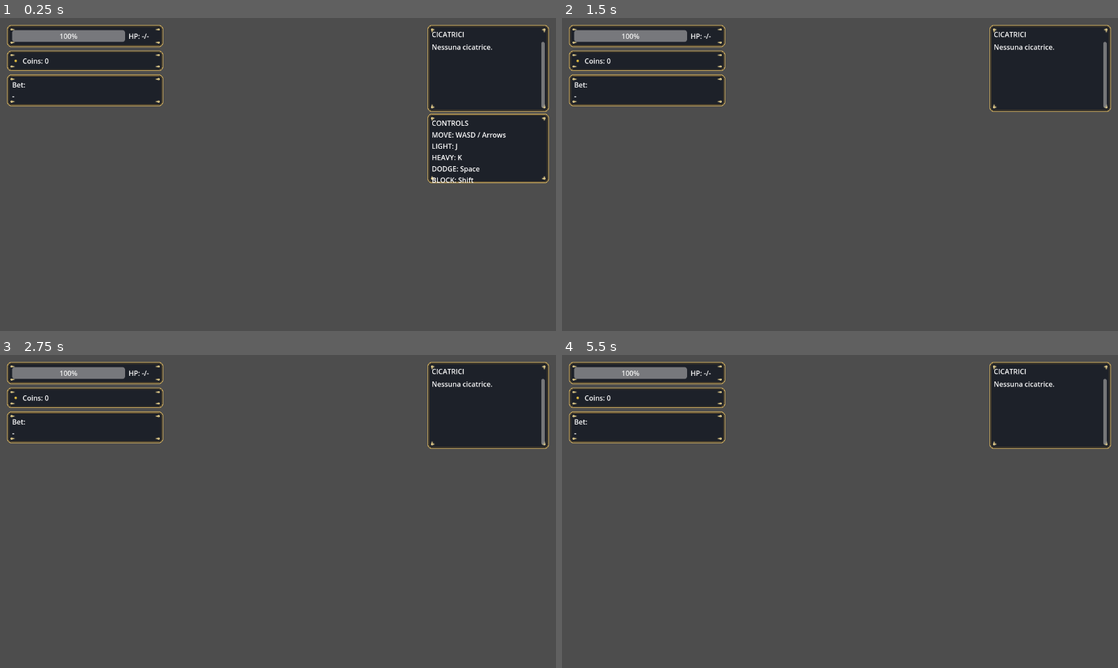
Above: before the commit, frames 1-4 (two rows, left to right).
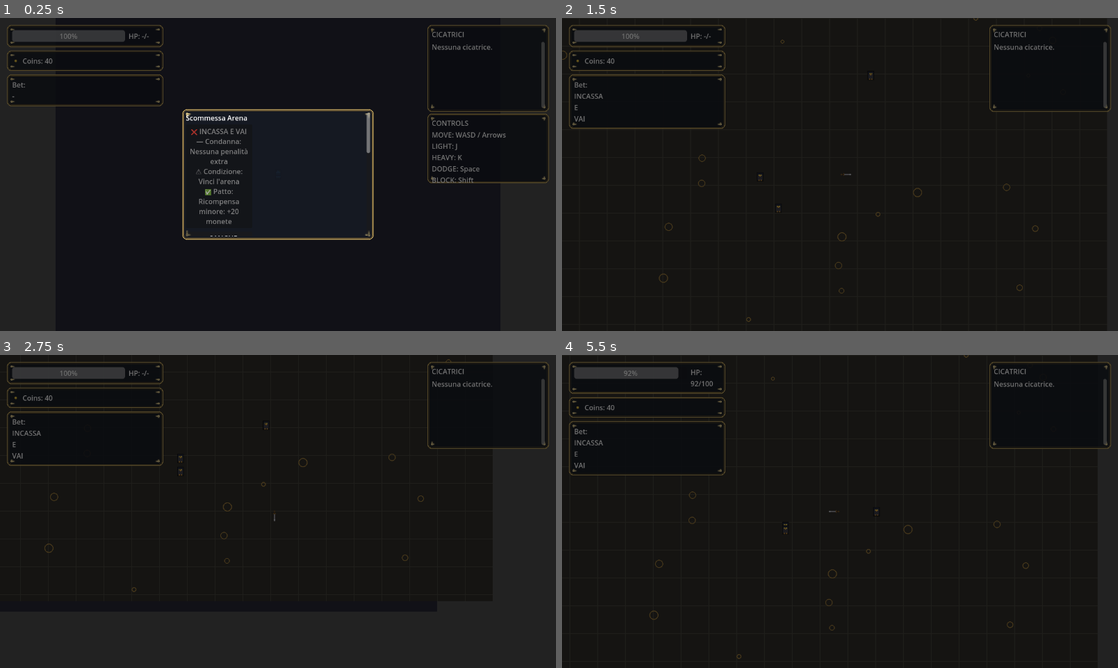
Above: after the commit, the same moments.

Repository: Faratas410/Gallicus-2.0
Game: Godot game, scene res://scenes/Main.tscn
The game is run twice, just before and just after one commit, with the same random seed, the same clock (stepped at 60 frames per second) and the same inputs.
Inputs (mouse positions are in pixels of both pictures, inside the frame that each line leads up to):
- Up to frame 1 (0.25 s): no input
- Up to frame 2 (1.5 s): click (778, 177) at 0.5 s, where only the run after the commit has a clickable "❌ INCASSA E VAI — Condanna: N…"; tap Enter at 1.25 s; move the mouse to (962, 158) at 1.27 s; hold D (move_right, bound only after the commit) from 1.28 s (still down); tap K (attack_heavy, bound only after the commit) at 1.35 s; click (962, 158) at 1.42 s
- Up to frame 3 (2.75 s): move the mouse to (166, 527) at 2.02 s; release D (move_right, bound only after the commit) at 2.03 s; hold S (move_down, bound only after the commit) from 2.03 s (still down); tap J (attack_light, bound only after the commit) at 2.1 s
- Up to frame 4 (5.5 s): move the mouse to (895, 442) at 2.77 s; release S (move_down, bound only after the commit) at 2.78 s; hold D (move_right, bound only after the commit) 2.78-3.53 s; hold L (block, bound only after the commit) 2.78-3.53 s; move the mouse to (812, 574) at 3.52 s; hold W (move_up, bound only after the commit) 3.53-4.28 s; tap Space (dodge, bound only after the commit) at 3.6 s; click (812, 574) at 3.67 s; move the mouse to (1006, 558) at 4.27 s; hold A (move_left, bound only after the commit) from 4.28 s (still down); tap K (attack_heavy, bound only after the commit) at 4.35 s; move the mouse to (673, 464) at 5.02 s; tap J (attack_light, bound only after the commit) at 5.1 s

The runs differ from the first frame. In frame 1, 86% of the frame differs, in the area x 0-100%, y 0-100%; in frame 2, 100%; in frame 3, 97%; in frame 4, 98%.
Error before the commit: Parse Error: Could not preload resource file "res://scenes/arenas/Arena_01_TrainingYard.tscn". (res://scripts/systems/run_manager.gd:12)

Commit message:
Fix arena scene RectangleShape2D subresources

Diff:
--- a/scenes/arenas/Arena_01_TrainingYard.tscn
+++ b/scenes/arenas/Arena_01_TrainingYard.tscn
@@ -1,6 +1,27 @@
 [gd_scene format=3]
 
 [ext_resource type="Texture2D" path="res://assets/arenas/training_yard.png" id="1"]
+
+[sub_resource type="RectangleShape2D" id="RectangleShape2D_1"]
+size = Vector2(1280.00, 32.00)
+
+[sub_resource type="RectangleShape2D" id="RectangleShape2D_2"]
+size = Vector2(1280.00, 32.00)
+
+[sub_resource type="RectangleShape2D" id="RectangleShape2D_3"]
+size = Vector2(32.00, 720.00)
+
+[sub_resource type="RectangleShape2D" id="RectangleShape2D_4"]
+size = Vector2(32.00, 720.00)
+
+[sub_resource type="RectangleShape2D" id="RectangleShape2D_5"]
+size = Vector2(140.00, 220.00)
+
+[sub_resource type="RectangleShape2D" id="RectangleShape2D_6"]
+size = Vector2(80.00, 160.00)
+
+[sub_resource type="RectangleShape2D" id="RectangleShape2D_7"]
+size = Vector2(80.00, 160.00)
 
 [node name="ArenaRoot" type="Node2D"]
 
@@ -11,36 +32,29 @@
 
 [node name="Bounds" type="StaticBody2D" parent="."]
 [node name="Col_00" type="CollisionShape2D" parent="Bounds"]
-shape = RectangleShape2D.new()
+shape = SubResource("RectangleShape2D_1")
 position = Vector2(640.00, 16.00)
-shape.size = Vector2(1280.00, 32.00)
 
 [node name="Col_01" type="CollisionShape2D" parent="Bounds"]
-shape = RectangleShape2D.new()
+shape = SubResource("RectangleShape2D_2")
 position = Vector2(640.00, 704.00)
-shape.size = Vector2(1280.00, 32.00)
 
 [node name="Col_02" type="CollisionShape2D" parent="Bounds"]
-shape = RectangleShape2D.new()
+shape = SubResource("RectangleShape2D_3")
 position = Vector2(16.00, 360.00)
-shape.size = Vector2(32.00, 720.00)
 
 [node name="Col_03" type="CollisionShape2D" parent="Bounds"]
-shape = RectangleShape2D.new()
+shape = SubResource("RectangleShape2D_4")
 position = Vector2(1264.00, 360.00)
-shape.size = Vector2(32.00, 720.00)
 
 [node name="Col_04" type="CollisionShape2D" parent="Bounds"]
-shape = RectangleShape2D.new()
+shape = SubResource("RectangleShape2D_5")
 position = Vector2(640.00, 360.00)
-shape.size = Vector2(140.00, 220.00)
 
 [node name="Col_05" type="CollisionShape2D" parent="Bounds"]
-shape = RectangleShape2D.new()
+shape = SubResource("RectangleShape2D_6")
 position = Vector2(320.00, 360.00)
-shape.size = Vector2(80.00, 160.00)
 
 [node name="Col_06" type="CollisionShape2D" parent="Bounds"]
-shape = RectangleShape2D.new()
+shape = SubResource("RectangleShape2D_7")
 position = Vector2(960.00, 360.00)
-shape.size = Vector2(80.00, 160.00)
--- a/scenes/arenas/Arena_02_OwlSanctum.tscn
+++ b/scenes/arenas/Arena_02_OwlSanctum.tscn
@@ -1,6 +1,27 @@
 [gd_scene format=3]
 
 [ext_resource type="Texture2D" path="res://assets/arenas/owl_sanctum.png" id="1"]
+
+[sub_resource type="RectangleShape2D" id="RectangleShape2D_1"]
+size = Vector2(1280.00, 32.00)
+
+[sub_resource type="RectangleShape2D" id="RectangleShape2D_2"]
+size = Vector2(1280.00, 32.00)
+
+[sub_resource type="RectangleShape2D" id="RectangleShape2D_3"]
+size = Vector2(32.00, 720.00)
+
+[sub_resource type="RectangleShape2D" id="RectangleShape2D_4"]
+size = Vector2(32.00, 720.00)
+
+[sub_resource type="RectangleShape2D" id="RectangleShape2D_5"]
+size = Vector2(220.00, 120.00)
+
+[sub_resource type="RectangleShape2D" id="RectangleShape2D_6"]
+size = Vector2(140.00, 80.00)
+
+[sub_resource type="RectangleShape2D" id="RectangleShape2D_7"]
+size = Vector2(140.00, 80.00)
 
 [node name="ArenaRoot" type="Node2D"]
 
@@ -11,36 +32,29 @@
 
 [node name="Bounds" type="StaticBody2D" parent="."]
 [node name="Col_00" type="CollisionShape2D" parent="Bounds"]
-shape = RectangleShape2D.new()
+shape = SubResource("RectangleShape2D_1")
 position = Vector2(640.00, 16.00)
-shape.size = Vector2(1280.00, 32.00)
 
 [node name="Col_01" type="CollisionShape2D" parent="Bounds"]
-shape = RectangleShape2D.new()
+shape = SubResource("RectangleShape2D_2")
 position = Vector2(640.00, 704.00)
-shape.size = Vector2(1280.00, 32.00)
 
 [node name="Col_02" type="CollisionShape2D" parent="Bounds"]
-shape = RectangleShape2D.new()
+shape = SubResource("RectangleShape2D_3")
 position = Vector2(16.00, 360.00)
-shape.size = Vector2(32.00, 720.00)
 
 [node name="Col_03" type="CollisionShape2D" parent="Bounds"]
-shape = RectangleShape2D.new()
+shape = SubResource("RectangleShape2D_4")
 position = Vector2(1264.00, 360.00)
-shape.size = Vector2(32.00, 720.00)
 
 [node name="Col_04" type="CollisionShape2D" parent="Bounds"]
-shape = RectangleShape2D.new()
+shape = SubResource("RectangleShape2D_5")
 position = Vector2(640.00, 360.00)
-shape.size = Vector2(220.00, 120.00)
 
 [node name="Col_05" type="CollisionShape2D" parent="Bounds"]
-shape = RectangleShape2D.new()
+shape = SubResource("RectangleShape2D_6")
 position = Vector2(640.00, 180.00)
-shape.size = Vector2(140.00, 80.00)
 
 [node name="Col_06" type="CollisionShape2D" parent="Bounds"]
-shape = RectangleShape2D.new()
+shape = SubResource("RectangleShape2D_7")
 position = Vector2(640.00, 540.00)
-shape.size = Vector2(140.00, 80.00)
--- a/scenes/arenas/Arena_03_SandPit.tscn
+++ b/scenes/arenas/Arena_03_SandPit.tscn
@@ -1,6 +1,27 @@
 [gd_scene format=3]
 
 [ext_resource type="Texture2D" path="res://assets/arenas/sand_pit.png" id="1"]
+
+[sub_resource type="RectangleShape2D" id="RectangleShape2D_1"]
+size = Vector2(1280.00, 32.00)
+
+[sub_resource type="RectangleShape2D" id="RectangleShape2D_2"]
+size = Vector2(1280.00, 32.00)
+
+[sub_resource type="RectangleShape2D" id="RectangleShape2D_3"]
+size = Vector2(32.00, 720.00)
+
+[sub_resource type="RectangleShape2D" id="RectangleShape2D_4"]
+size = Vector2(32.00, 720.00)
+
+[sub_resource type="RectangleShape2D" id="RectangleShape2D_5"]
+size = Vector2(120.00, 120.00)
+
+[sub_resource type="RectangleShape2D" id="RectangleShape2D_6"]
+size = Vector2(120.00, 120.00)
+
+[sub_resource type="RectangleShape2D" id="RectangleShape2D_7"]
+size = Vector2(220.00, 90.00)
 
 [node name="ArenaRoot" type="Node2D"]
 
@@ -11,36 +32,29 @@
 
 [node name="Bounds" type="StaticBody2D" parent="."]
 [node name="Col_00" type="CollisionShape2D" parent="Bounds"]
-shape = RectangleShape2D.new()
+shape = SubResource("RectangleShape2D_1")
 position = Vector2(640.00, 16.00)
-shape.size = Vector2(1280.00, 32.00)
 
 [node name="Col_01" type="CollisionShape2D" parent="Bounds"]
-shape = RectangleShape2D.new()
+shape = SubResource("RectangleShape2D_2")
 position = Vector2(640.00, 704.00)
-shape.size = Vector2(1280.00, 32.00)
 
 [node name="Col_02" type="CollisionShape2D" parent="Bounds"]
-shape = RectangleShape2D.new()
+shape = SubResource("RectangleShape2D_3")
 position = Vector2(16.00, 360.00)
-shape.size = Vector2(32.00, 720.00)
 
 [node name="Col_03" type="CollisionShape2D" parent="Bounds"]
-shape = RectangleShape2D.new()
+shape = SubResource("RectangleShape2D_4")
 position = Vector2(1264.00, 360.00)
-shape.size = Vector2(32.00, 720.00)
 
 [node name="Col_04" type="CollisionShape2D" parent="Bounds"]
-shape = RectangleShape2D.new()
+shape = SubResource("RectangleShape2D_5")
 position = Vector2(426.67, 240.00)
-shape.size = Vector2(120.00, 120.00)
 
 [node name="Col_05" type="CollisionShape2D" parent="Bounds"]
-shape = RectangleShape2D.new()
+shape = SubResource("RectangleShape2D_6")
 position = Vector2(853.33, 240.00)
-shape.size = Vector2(120.00, 120.00)
 
 [node name="Col_06" type="CollisionShape2D" parent="Bounds"]
-shape = RectangleShape2D.new()
+shape = SubResource("RectangleShape2D_7")
 position = Vector2(640.00, 480.00)
-shape.size = Vector2(220.00, 90.00)
--- a/scenes/arenas/Arena_04_IronCorridor.tscn
+++ b/scenes/arenas/Arena_04_IronCorridor.tscn
@@ -1,6 +1,27 @@
 [gd_scene format=3]
 
 [ext_resource type="Texture2D" path="res://assets/arenas/iron_corridor.png" id="1"]
+
+[sub_resource type="RectangleShape2D" id="RectangleShape2D_1"]
+size = Vector2(1280.00, 32.00)
+
+[sub_resource type="RectangleShape2D" id="RectangleShape2D_2"]
+size = Vector2(1280.00, 32.00)
+
+[sub_resource type="RectangleShape2D" id="RectangleShape2D_3"]
+size = Vector2(32.00, 720.00)
+
+[sub_resource type="RectangleShape2D" id="RectangleShape2D_4"]
+size = Vector2(32.00, 720.00)
+
+[sub_resource type="RectangleShape2D" id="RectangleShape2D_5"]
+size = Vector2(520.00, 70.00)
+
+[sub_resource type="RectangleShape2D" id="RectangleShape2D_6"]
+size = Vector2(70.00, 220.00)
+
+[sub_resource type="RectangleShape2D" id="RectangleShape2D_7"]
+size = Vector2(70.00, 220.00)
 
 [node name="ArenaRoot" type="Node2D"]
 
@@ -11,36 +32,29 @@
 
 [node name="Bounds" type="StaticBody2D" parent="."]
 [node name="Col_00" type="CollisionShape2D" parent="Bounds"]
-shape = RectangleShape2D.new()
+shape = SubResource("RectangleShape2D_1")
 position = Vector2(640.00, 16.00)
-shape.size = Vector2(1280.00, 32.00)
 
 [node name="Col_01" type="CollisionShape2D" parent="Bounds"]
-shape = RectangleShape2D.new()
+shape = SubResource("RectangleShape2D_2")
 position = Vector2(640.00, 704.00)
-shape.size = Vector2(1280.00, 32.00)
 
 [node name="Col_02" type="CollisionShape2D" parent="Bounds"]
-shape = RectangleShape2D.new()
+shape = SubResource("RectangleShape2D_3")
 position = Vector2(16.00, 360.00)
-shape.size = Vector2(32.00, 720.00)
 
 [node name="Col_03" type="CollisionShape2D" parent="Bounds"]
-shape = RectangleShape2D.new()
+shape = SubResource("RectangleShape2D_4")
 position = Vector2(1264.00, 360.00)
-shape.size = Vector2(32.00, 720.00)
 
 [node name="Col_04" type="CollisionShape2D" parent="Bounds"]
-shape = RectangleShape2D.new()
+shape = SubResource("RectangleShape2D_5")
 position = Vector2(640.00, 360.00)
-shape.size = Vector2(520.00, 70.00)
 
 [node name="Col_05" type="CollisionShape2D" parent="Bounds"]
-shape = RectangleShape2D.new()
+shape = SubResource("RectangleShape2D_6")
 position = Vector2(640.00, 220.00)
-shape.size = Vector2(70.00, 220.00)
 
 [node name="Col_06" type="CollisionShape2D" parent="Bounds"]
-shape = RectangleShape2D.new()
+shape = SubResource("RectangleShape2D_7")
 position = Vector2(640.00, 500.00)
-shape.size = Vector2(70.00, 220.00)
